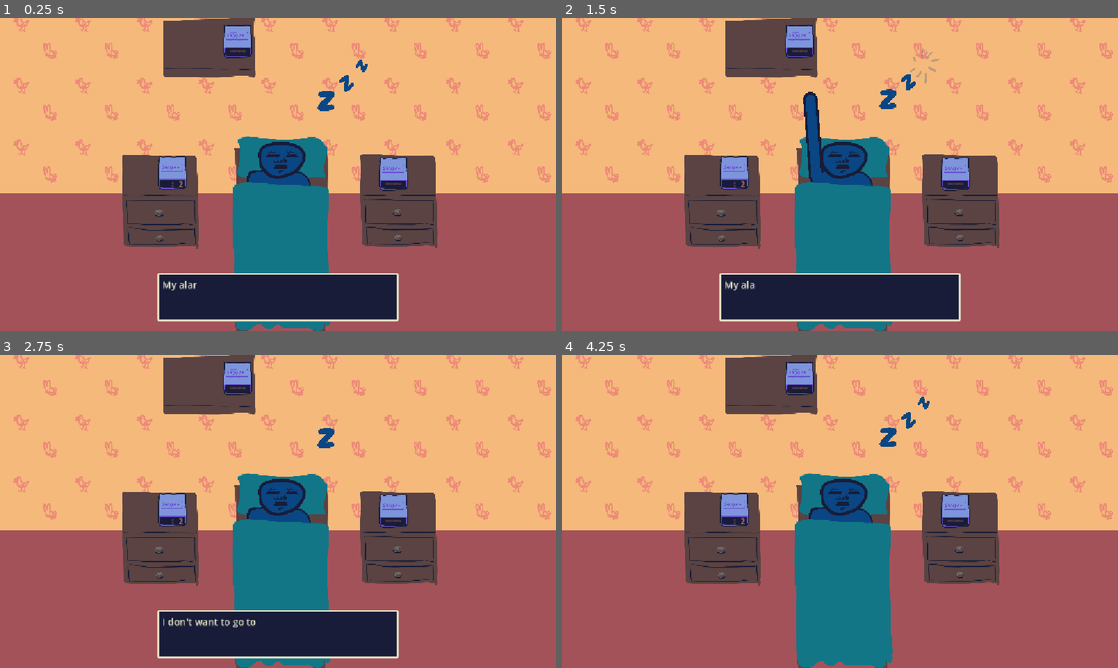
Above: before the commit, frames 1-4 (two rows, left to right).
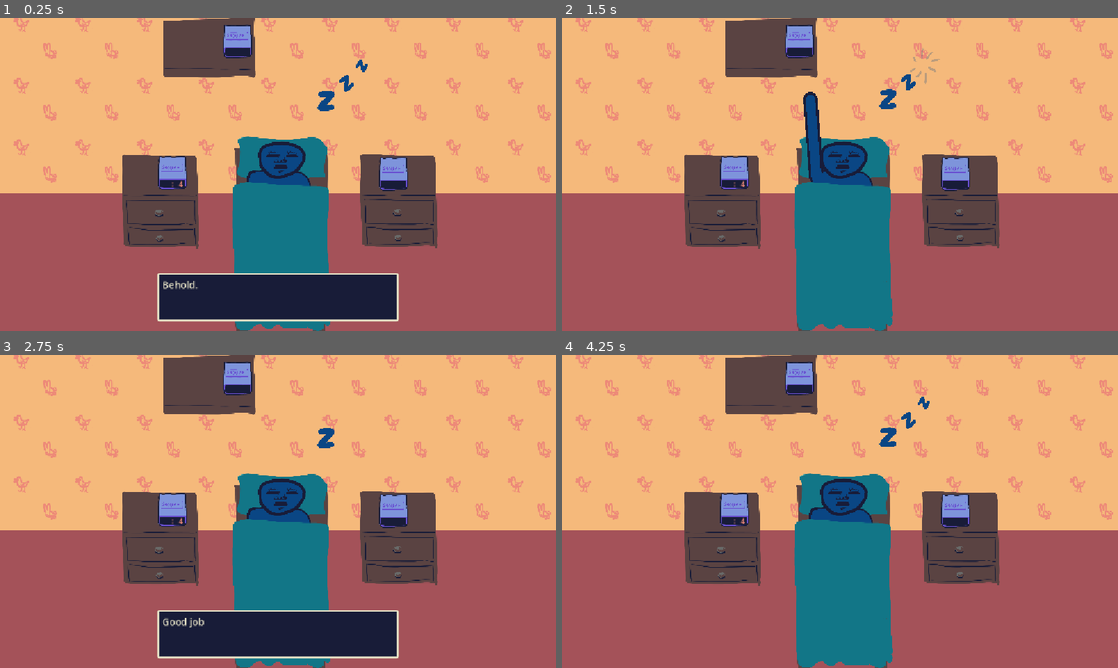
Above: after the commit, the same moments.

Repository: harperstoeckle/be_late_for_work
Game: Godot game, scene res://scenes/main.tscn
Two runs of this game, one before a commit and one after it. Both use one fixed random seed, a clock stepped at 60 frames per second and the inputs below. Sound files missing from this copy of the repository are replaced by a short silence.
Inputs:
- Up to frame 1 (0.25 s): no input
- Up to frame 2 (1.5 s): tap Enter (ui_accept) at 0.5, 0.77 s; hold Right (ui_right) 0.53-1.28 s; hold J (snooze_0) 0.53-1.28 s; hold Down (ui_down) from 1.28 s (still down); tap K (snooze_1) at 1.35 s
- Up to frame 3 (2.75 s): tap Enter (ui_accept) at 1.52, 2 s; release Down (ui_down) at 2.03 s; hold Right (ui_right) from 2.03 s (still down); hold L (snooze_2) from 2.03 s (still down)
- Up to frame 4 (4.25 s): tap Enter (ui_accept) at 2.75, 3.02, 3.77 s; release Right (ui_right) at 2.78 s; release L (snooze_2) at 2.78 s; hold Up (ui_up) 2.78-3.53 s; tap J (snooze_0) at 2.85 s; hold Down (ui_down) from 3.53 s (still down); hold K (snooze_1) from 3.53 s (still down)

The runs differ from the first frame. In frame 1, 0.2% of the frame differs, in the area x 29-73%, y 10-88%; in frame 2, 6.8%, in the area x 28-73%, y 10-98%; in frame 3, 0.3%; in frame 4, less than 0.1%.
Error in both runs: Modulo by zero error in operator '%'. (res://scripts/main.gd:147)

Commit message:
Start adding the story

Diff:
--- a/scripts/main.gd
+++ b/scripts/main.gd
@@ -176,6 +176,12 @@
 		_save_checkpoint()
 	elif event.is_action_pressed("ui_down"):
 		_load_checkpoint()
+	elif event.is_action_pressed("ui_right"):
+		_active_events.clear()
+		_queued_events.clear()
+		_queued_dialogue.clear()
+		_dialogue_box.hide()
+		_do_next_story()
 
 # Handle logic for the passing of the nth subdivision.
 func _handle_subdivision(n: int) -> void:
@@ -444,12 +450,20 @@
 
 	return AlarmEvent.new(start_subdivision, spec, countdown)
 
+func _restart_music() -> void:
+	_next_subdivision_to_handle = 0
+	_num_music_loops = 0
+	_fade_in_music()
+	_music_player.play()
+
 # Start the next story sequence.
 func _do_next_story() -> void:
 	# Toby Fox-type dialogue handling.
 	match _story_index:
 		0:
-			_alarm_clock.set_time_left(2)
+			_alarm_clock.set_time_left(4)
+			_alarm_clock_2.set_indicator_text("")
+			_alarm_clock_3.set_indicator_text("")
 
 			# Warning for web players to consider downloading the executable.
 			if OS.has_feature("web"):
@@ -458,36 +472,46 @@
 					false
 				)
 			_queue_dialogue_sequence([
-				"My alarm is about to go off",
-				"I don't want to go to work, though, so I want to snooze it instead",
-				"press [j] at just the right time after the alarm beeps to snooze it",
+				"Behold.\nA man.",
+				"He has three different alarms set to wake him up for work.",
+				"As you can see, the one on the left (his right) has 4 beats left before it goes off.",
+				"You can snooze the alarm for him by pressing [J] with precise timing, an eighth note after the alarm beeps for the fourth time.",
+				"Here. Try to get it three times in a row."
 			])
 
-			_story_index = 1
+			_story_index += 1
 		1:
 			_save_checkpoint()
-			_next_subdivision_to_handle = 0
-			_num_music_loops = 0
-			_fade_in_music()
-			_music_player.play()
+			_restart_music()
 			_queue_events([
-				_alarm(0, 0, 2),
-				_alarm(_subdiv(2), 1, 3),
-				_alarm(_subdiv(4), 2, 1)
+				_alarm(0, 0, 4),
+				_alarm(_subdiv(2), 0, 4),
+				_alarm(_subdiv(4), 0, 4),
 			])
 			_queue_next_story(_subdiv(6))
-			_story_index = 2
+			_story_index += 1
 		2:
-			_music_player.stream_paused = true
+			_fade_out_music(0.5)
 			_queue_dialogue_sequence([
 				"Good job",
+				"Unfortunately, these alarm clocks are very inconsistent, and they don't always start counting down from the same point.",
+				"Sometimes they even go off without any warning at all. See for yourself."
 			])
-			_story_index = 3
+			_story_index += 1
 		3:
-			_music_player.stream_paused = false
+			_save_checkpoint()
+			_restart_music()
+			_queue_events([
+				_alarm(_subdiv(0, 2), 0, 2),
+				_alarm(_subdiv(2), 0, 2),
+				_alarm(_subdiv(3, 1), 0, 5),
+				_alarm(_subdiv(5, 2), 0, 0),
+				_alarm(_subdiv(6, 1, 2), 0, 0),
+				_alarm(_subdiv(7, 0, 2), 0, 0),
+			])
 			# Wait two measures after the start of the next measure.
-			_queue_next_story(_next_measure_subdiv() + _subdiv(2))
-			_story_index = 4
+			_queue_next_story(_subdiv(8, 2))
+			_story_index += 1
 		4:
 			_queue_dialogue_sequence(["You're done now"])
 
